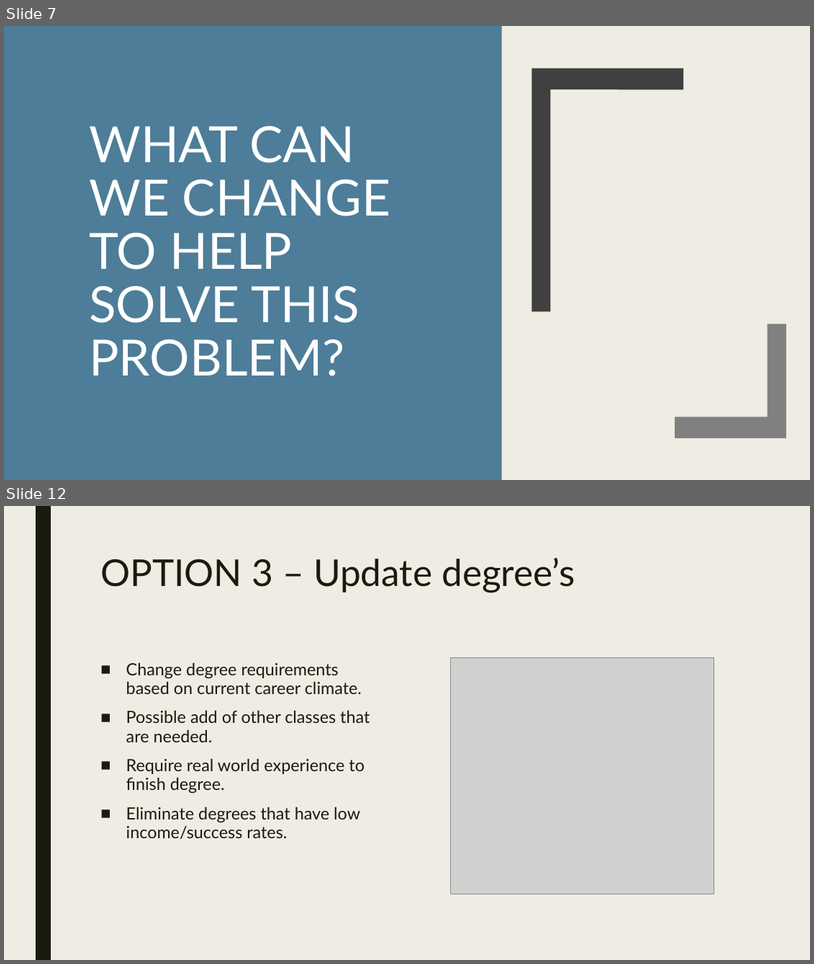
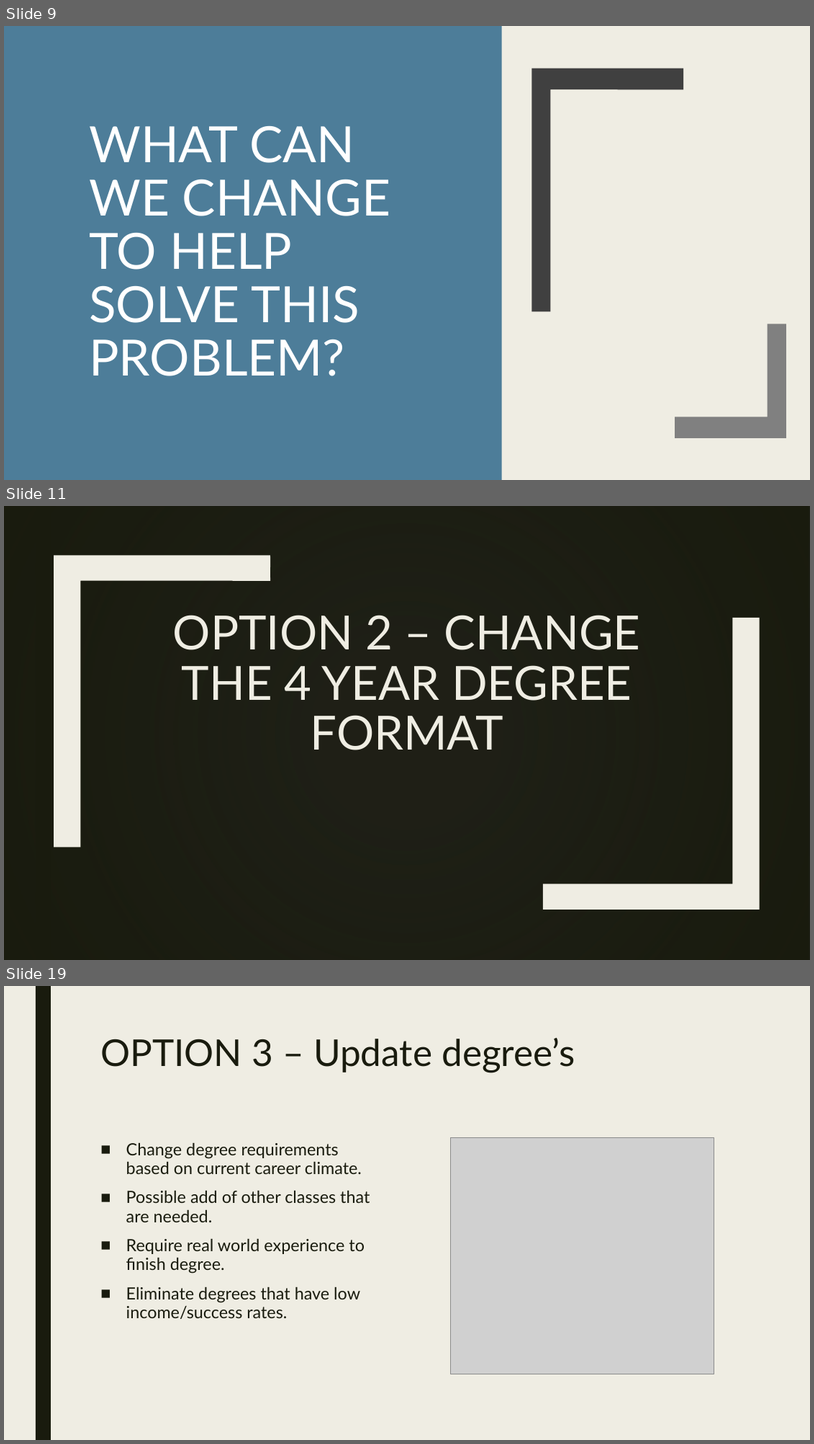
Before and after one commit to edunzer/YR3_TERM-4, a slide deck: PUBLIC SPEAKING/WEEK 6/PERSUASIVE SPEECH/PERSASIVE SPEECH.pptx. Shown one above the other, each under a label of ours: slides 7 and 12 before the commit, slides 9, 11 and 19 after it; the slides between them are not shown. The pictures are 814x964 and 814x1444 pixels, drawn with LibreOffice and Linux fonts; fonts in the diff are those of the drawing; grey boxes stand for pictures; background and template pictures are left out; a plain dark background stands for a picture behind light text. Boxes give left, top, right and bottom in pixels: in the first picture for what was removed or moved away, otherwise in the second. Text is boxed around its words. In the diff, an @@ line names an element or a change of style, - is before the commit and + after.

```diff
--- a/PUBLIC SPEAKING/WEEK 6/PERSUASIVE SPEECH/PERSASIVE SPEECH.pptx
+++ b/PUBLIC SPEAKING/WEEK 6/PERSUASIVE SPEECH/PERSASIVE SPEECH.pptx
@@ slide 11 added at [4,506,810,960], background picture (left out); not listed: 1 template element that a slide beside it also shows @@
@@ rectangle added at [4,506,810,960], fill gradient #191B0E @@
@@ freeform shape added at [54,555,270,847], fill #191B0E @@
@@ freeform shape added at [54,555,270,847], fill #EFEDE3 @@
@@ title added at [173,615,640,750], 56 pt, text #EFEDE3 @@
+OPTION 2 – CHANGE THE 4 YEAR DEGREE FORMAT
@@ freeform shape added at [543,618,760,909], fill #191B0E @@
@@ freeform shape added at [543,618,760,909], fill #EFEDE3 @@
@@ what was slide 7 is now slide 9 @@
@@ what was slide 12 is now slide 19 @@
```
Also in this commit, not shown: 4 slides changed, 11 other slides added, 2 slides removed.
